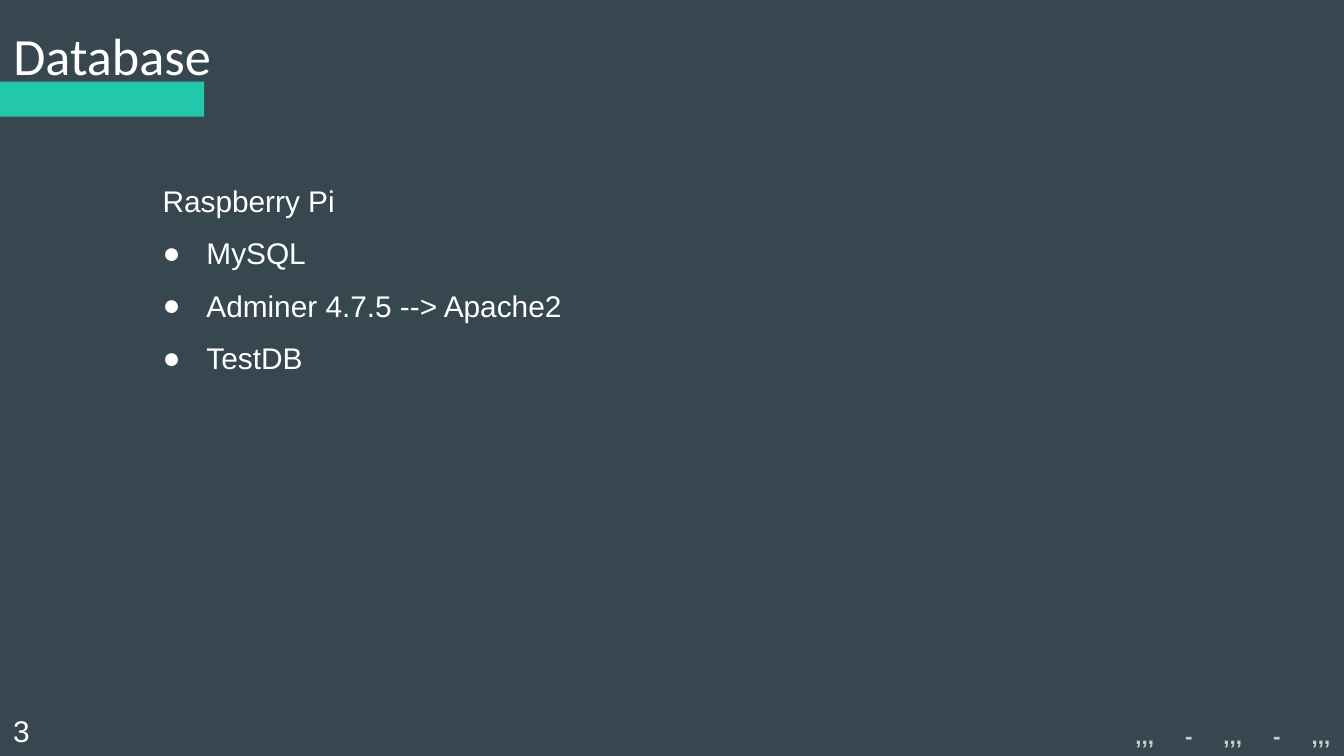
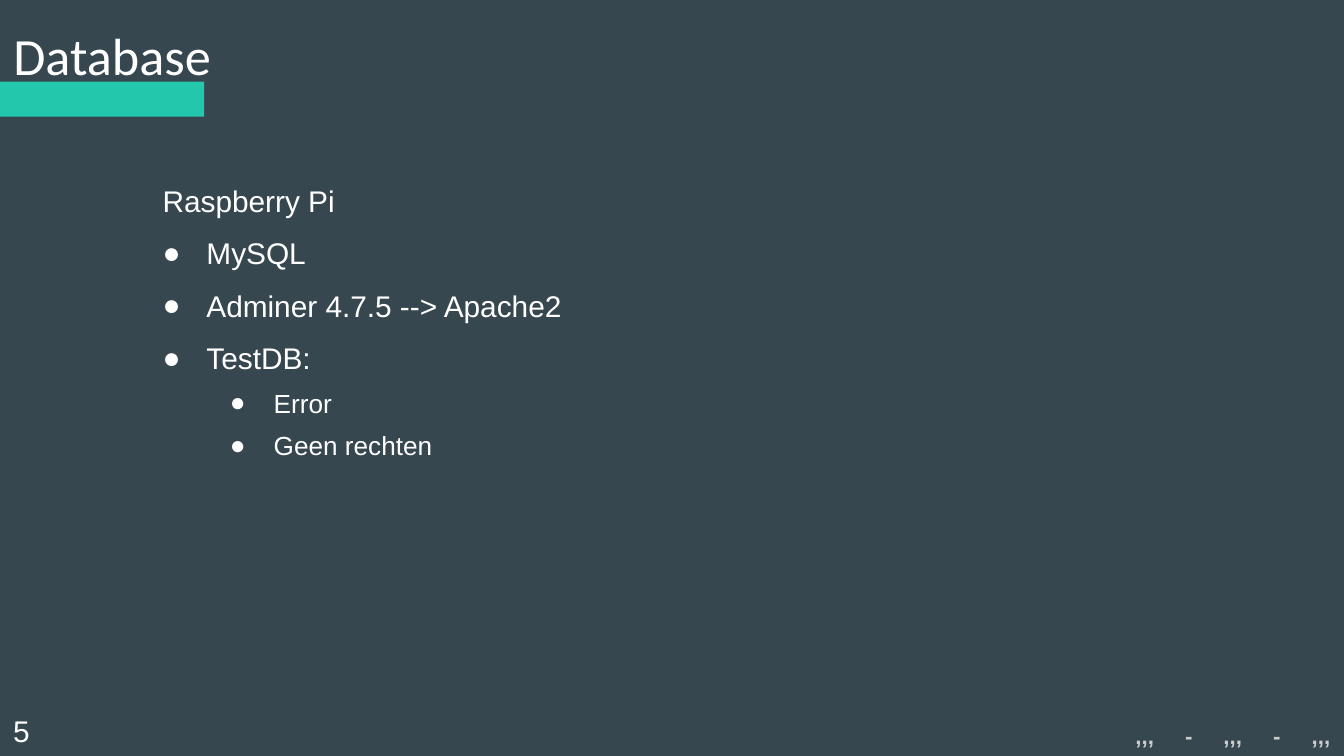
Before and after one commit to Koffiejoe/IA-EnOcean, a slide deck: slide 5 of Presentaties/3Wekelijkse PowerPoint/nieuweppt.pptx (slide 6 before the commit). Drawn at 1344x756 pixels with LibreOffice and Linux fonts; fonts in the diff are those of the drawing. Boxes give left, top, right and bottom in pixels: in the first picture for what was removed or moved away, otherwise in the second. Text is boxed around its words. In the diff, an @@ line names an element or a change of style, - is before the commit and + after.

Commit message:
update ptt

```diff
--- a/Presentaties/3Wekelijkse PowerPoint/nieuweppt.pptx
+++ b/Presentaties/3Wekelijkse PowerPoint/nieuweppt.pptx
@@ subtitle at box(206, 348, 432, 456): text changed; size 16 to 14 pt @@
-● TestDB
+● TestDB:
+  ● Error
+  ● Geen rechten
@@ text at box(13, 721, 30, 743): text changed @@
-3
+5
```
Also in this commit, not shown: 2 other slides changed, 1 slide added, 1 slide removed.
